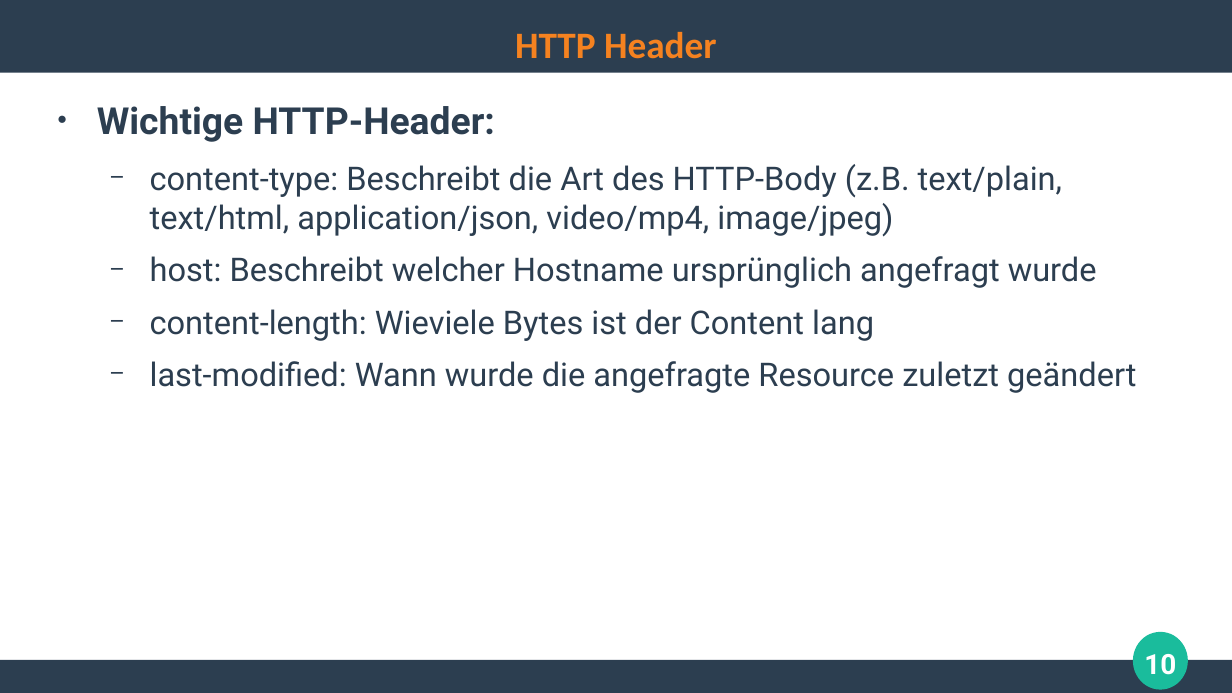
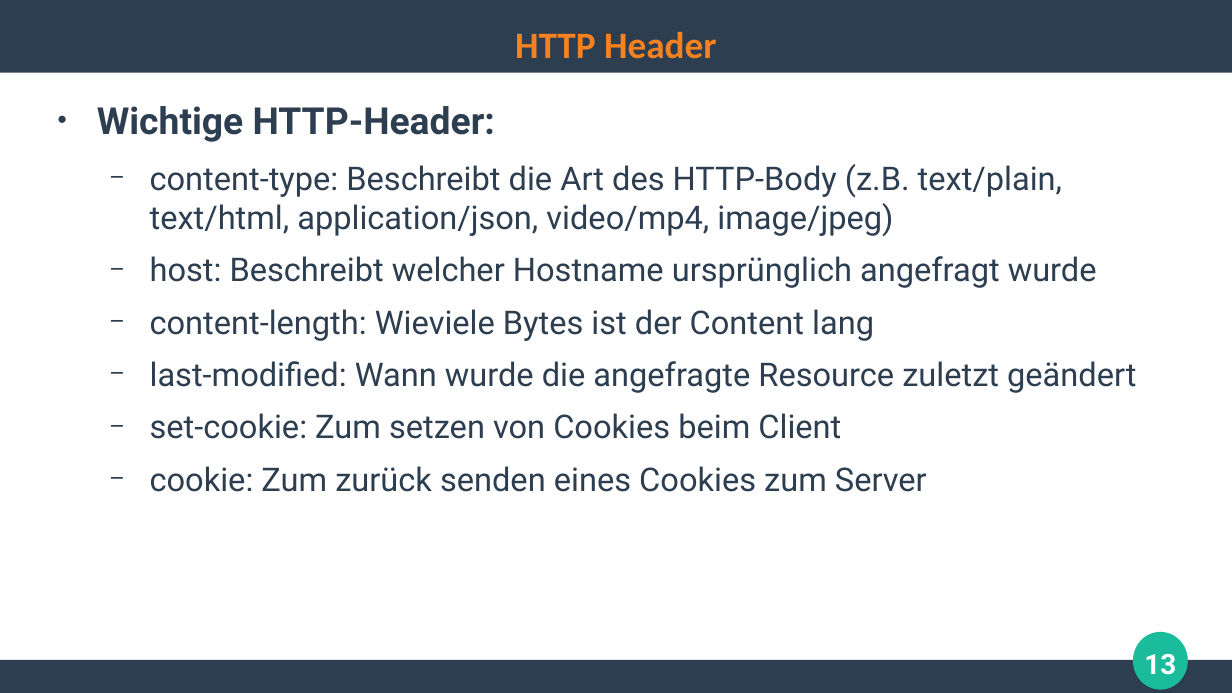
Before and after one commit to ghandmann/HS-AlbSig-WebAnwendungen2, a slide deck: slide 13 of Kapitel/02_HTTP.odp (slide 10 before the commit). Drawn at 1232x693 pixels with LibreOffice and Linux fonts; fonts in the diff are those of the drawing. Boxes give left, top, right and bottom in pixels: in the first picture for what was removed or moved away, otherwise in the second. Text is boxed around its words. In the diff, an @@ line names an element or a change of style, - is before the commit and + after.

Commit message:
Finalized HTTP chapter

```diff
--- a/Kapitel/02_HTTP.odp
+++ b/Kapitel/02_HTTP.odp
@@ text at [150, 413, 927, 492]: paragraphs added @@
+  − set-cookie: Zum setzen von Cookies beim Client
+  − cookie: Zum zurück senden eines Cookies zum Server
@@ page number at [1144, 654, 1176, 675]: text changed @@
-10
+13
```
Also in this commit, not shown: 6 other slides changed, 11 slides added.
